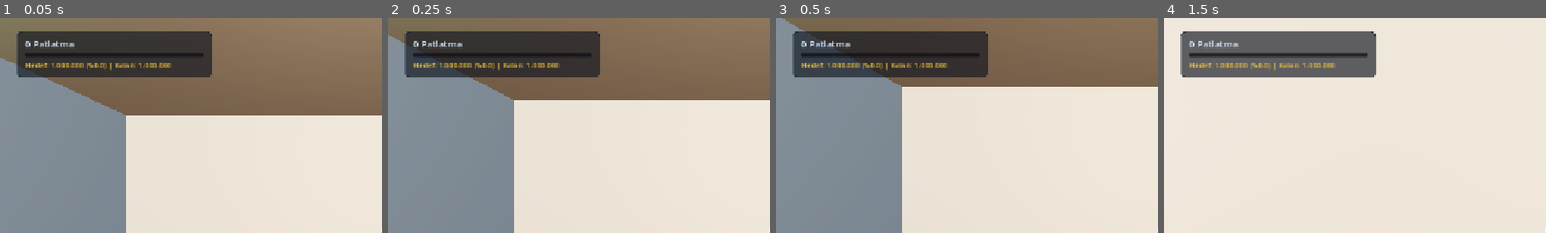
Above: before the commit, frames 1-4 (left to right).
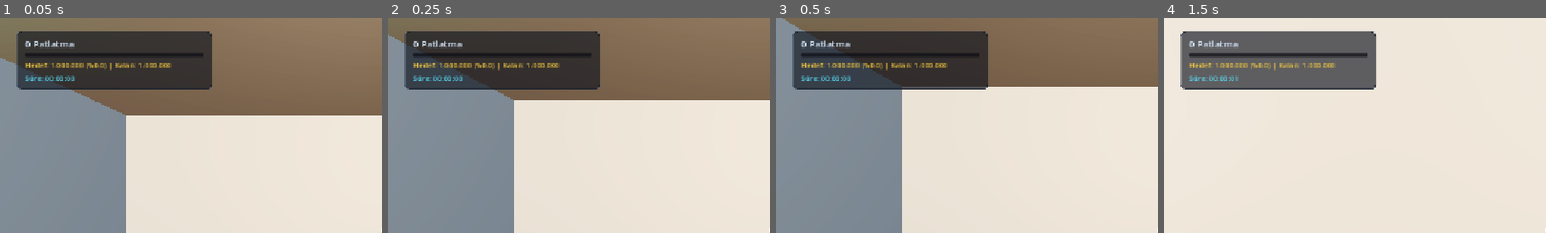
Above: after the commit, the same moments.

Repository: atalhatulu/balloon-room
Game: Godot game, scene res://scenes/main.tscn
Two runs of this game, one before a commit and one after it. Both use one fixed random seed, a clock stepped at 60 frames per second and the inputs below.
Inputs (mouse positions are % of the whole screen's width and height, from its top left):
- Up to frame 1 (0.05 s): no input
- Up to frame 2 (0.25 s): no input
- Up to frame 3 (0.5 s): no input
- Up to frame 4 (1.5 s): tap Enter at 0.5 s; move the mouse to (55, 50) at 0.52 s; hold W from 0.53 s (still down); tap E at 0.6 s; click (55, 50) at 0.67 s; tap Space at 0.77 s; move the mouse to (45, 50) at 1.27 s; tap Q at 1.35 s
The pictures show only the part of the screen within x 0-50%, y 0-50%; the shares and areas given below are measured in that part.

The runs differ from the first frame. In frame 1, 3.0% of the frame differs, in the area x 4-56%, y 26-34%; in frame 2, 3.0%; in frame 3, 3.0%; in frame 4, 3.0%.

Commit message:
feat(speedrun): add 1M balloons speedrun timer HUD, persistent playtime save/load, and record statistics on victory modal

Diff:
--- a/scenes/main.tscn
+++ b/scenes/main.tscn
@@ -625,6 +625,12 @@
 theme_override_colors/font_color = Color(0.95, 0.78, 0.25, 1)
 theme_override_font_sizes/font_size = 11
 text = "Hedef: 1.000.000 (Kalan: 1.000.000)"
+
+[node name="PlaytimeLabel" type="Label" parent="UI/HUD/TopLeft/Margin/VBox" unique_id=1948291077]
+layout_mode = 2
+theme_override_colors/font_color = Color(0.35, 0.9, 1, 1)
+theme_override_font_sizes/font_size = 11
+text = "Süre: 00:00:00"
 
 [node name="FPSPanel" type="PanelContainer" parent="UI/HUD" unique_id=1849204928]
 layout_mode = 1
@@ -1699,6 +1705,13 @@
 horizontal_alignment = 1
 autowrap_mode = 2
 
+[node name="TimeStatsLabel" type="Label" parent="UI/VictoryModal/Panel/Margin/VBox" unique_id=1849103970]
+layout_mode = 2
+theme_override_colors/font_color = Color(0.35, 0.9, 1, 1)
+theme_override_font_sizes/font_size = 14
+text = "Tamamlama Süresi: 00:00:00  |  En İyi Rekor: 00:00:00"
+horizontal_alignment = 1
+
 [node name="Buttons" type="HBoxContainer" parent="UI/VictoryModal/Panel/Margin/VBox" unique_id=1849103967]
 layout_mode = 2
 theme_override_constants/separation = 16
--- a/scripts/main.gd
+++ b/scripts/main.gd
@@ -73,9 +73,14 @@
 @onready var pop_count_label: Label = $UI/HUD/TopLeft/Margin/VBox/PopCountLabel
 @onready var grand_goal_bar: ProgressBar = get_node_or_null("UI/HUD/TopLeft/Margin/VBox/GrandGoalBar")
 @onready var grand_goal_label: Label = get_node_or_null("UI/HUD/TopLeft/Margin/VBox/GrandGoalLabel")
+@onready var playtime_label: Label = get_node_or_null("UI/HUD/TopLeft/Margin/VBox/PlaytimeLabel")
 @onready var desk_prompt: Label = $UI/HUD/DeskPrompt
 @onready var fps_label: Label = get_node_or_null("UI/HUD/FPSPanel/Margin/FPSLabel")
 var fps_update_timer: float = 0.0
+
+# Speedrun & Playtime Tracking
+var playtime_seconds: float = 0.0
+var best_speedrun_time: float = 0.0
 
 # Crosshair UI & Context Reticle
 @onready var crosshair_stamina_bar: ProgressBar = $UI/HUD/CrosshairContainer/VBox/StaminaBar
@@ -92,6 +97,7 @@
 
 # Victory Dialog Modal
 @onready var victory_modal: Control = get_node_or_null("UI/VictoryModal")
+@onready var victory_time_stats_label: Label = get_node_or_null("UI/VictoryModal/Panel/Margin/VBox/TimeStatsLabel")
 @onready var btn_close_victory: Button = get_node_or_null("UI/VictoryModal/Panel/Margin/VBox/Buttons/BtnCloseVictory")
 @onready var btn_prestige: Button = get_node_or_null("UI/VictoryModal/Panel/Margin/VBox/Buttons/BtnPrestige")
 var is_victory_shown: bool = false
@@ -224,6 +230,10 @@
 	if player and player.has_method("set_ui_open"):
 		player.set_ui_open(false)
 	Input.mouse_mode = Input.MOUSE_MODE_CAPTURED
+
+	# Reset speedrun playtime for the next prestige lap
+	playtime_seconds = 0.0
+	is_victory_shown = false
 
 	apply_room_layout("small_room")
 	if player:
@@ -244,8 +254,26 @@
 	update_pop_counter(0)
 	save_current_data()
 
+func format_time(seconds_val: float) -> String:
+	var total_sec = int(seconds_val)
+	var hrs = total_sec / 3600
+	var mins = (total_sec % 3600) / 60
+	var secs = total_sec % 60
+	return "%02d:%02d:%02d" % [hrs, mins, secs]
+
 func show_victory_screen() -> void:
 	is_victory_shown = true
+	var is_new_record = false
+	if best_speedrun_time <= 0.0 or playtime_seconds < best_speedrun_time:
+		best_speedrun_time = playtime_seconds
+		is_new_record = true
+
+	if victory_time_stats_label:
+		var cur_str = format_time(playtime_seconds)
+		var best_str = format_time(best_speedrun_time)
+		var rec_tag = " [★ YENİ REKOR!]" if is_new_record else ""
+		victory_time_stats_label.text = "Tamamlama Süresi: %s%s  |  En İyi Rekor: %s" % [cur_str, rec_tag, best_str]
+
 	if victory_modal:
 		victory_modal.visible = true
 	if player and player.has_method("set_ui_open"):
@@ -635,6 +663,11 @@
 	if startup_modal and startup_modal.visible:
 		return
 
+	# Playtime & Speedrun Timer Tracking
+	playtime_seconds += delta
+	if playtime_label:
+		playtime_label.text = "Süre: " + format_time(playtime_seconds)
+
 	# Floor Level Guard: Player can never sink below floor y = 0.0
 	if player and is_instance_valid(player) and player.global_position.y < -0.05:
 		player.velocity.y = max(0.0, player.velocity.y)
@@ -917,6 +950,8 @@
 		"total_pops": game_manager.total_pops,
 		"coins": shop_manager.coins,
 		"is_victory_shown": is_victory_shown,
+		"playtime_seconds": playtime_seconds,
+		"best_speedrun_time": best_speedrun_time,
 		"upgrades": upgrades_data,
 		"player": player_data,
 		"balloons": balloons_data
@@ -932,6 +967,8 @@
 		return
 
 	is_victory_shown = data.get("is_victory_shown", false)
+	playtime_seconds = float(data.get("playtime_seconds", 0.0))
+	best_speedrun_time = float(data.get("best_speedrun_time", 0.0))
 	var loaded_pops = int(data.get("total_pops", 0))
 	var loaded_coins = int(data.get("coins", 0))
 	var loaded_upgrades = data.get("upgrades", {})
